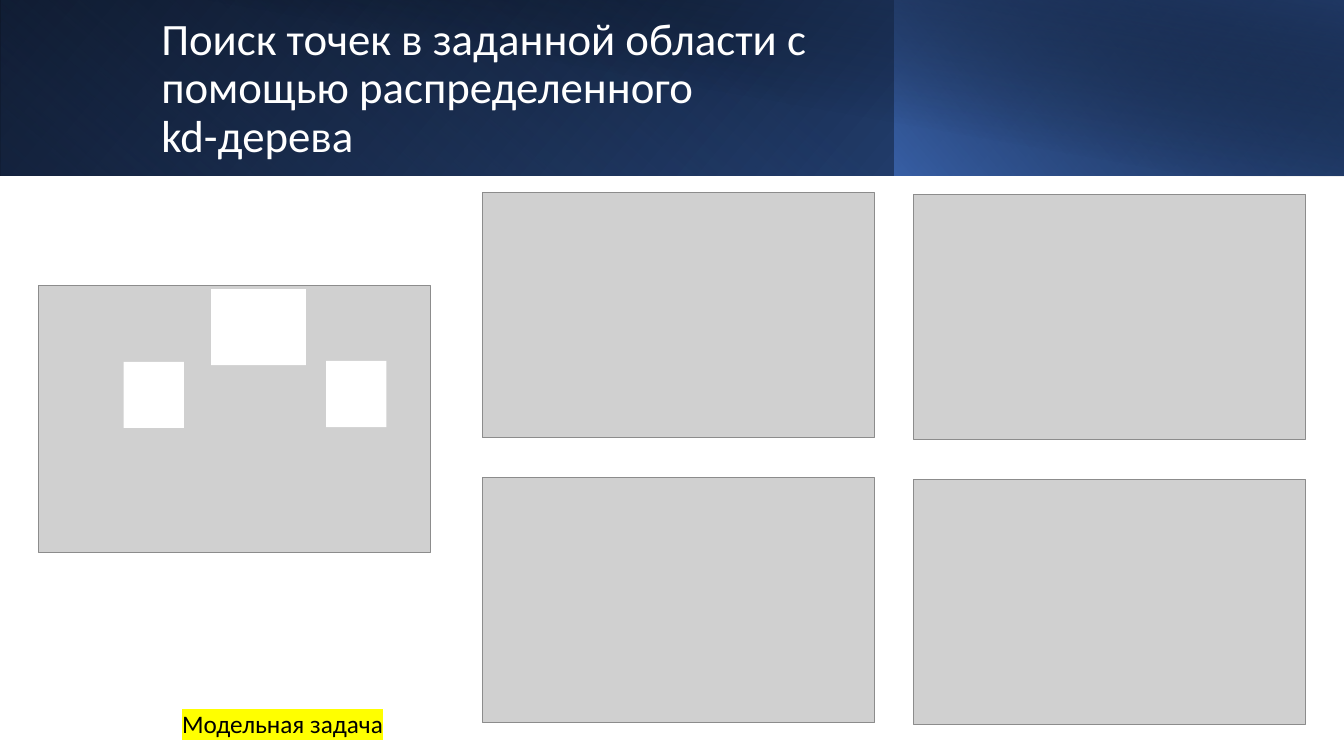
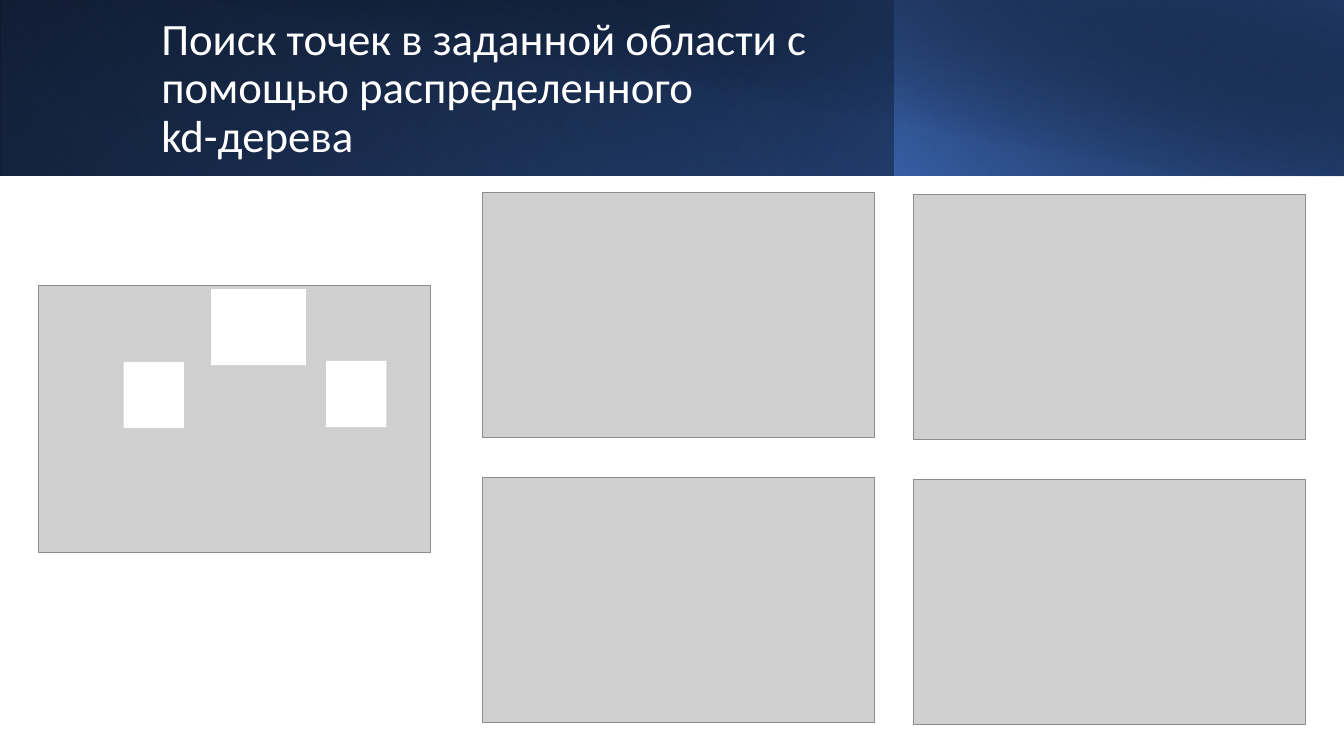
Before and after one commit to Arbuz-Nick/SpecSem, a slide deck: slide 8 of Диплом/Диплом.pptx. Drawn at 1344x756 pixels with LibreOffice and Linux fonts; fonts in the diff are those of the drawing; grey boxes stand for pictures. Boxes give left, top, right and bottom in pixels: in the first picture for what was removed or moved away, otherwise in the second. Text is boxed around its words. In the diff, an @@ line names an element or a change of style, - is before the commit and + after.

```diff
--- a/Диплом/Диплом.pptx
+++ b/Диплом/Диплом.pptx
@@ text removed at [182, 716, 383, 737] @@
-Модельная задача
```
Also in this commit, not shown: 7 other slides changed, 2 slides added, 9 other files.
